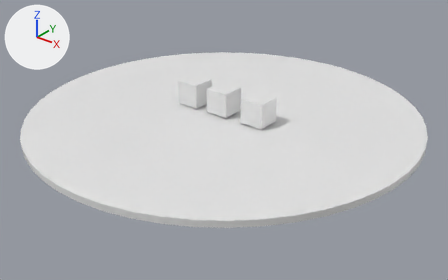
What one commit did to the Blender file Games/GiftOfTheSanctum/Content/Blender/World.blend.
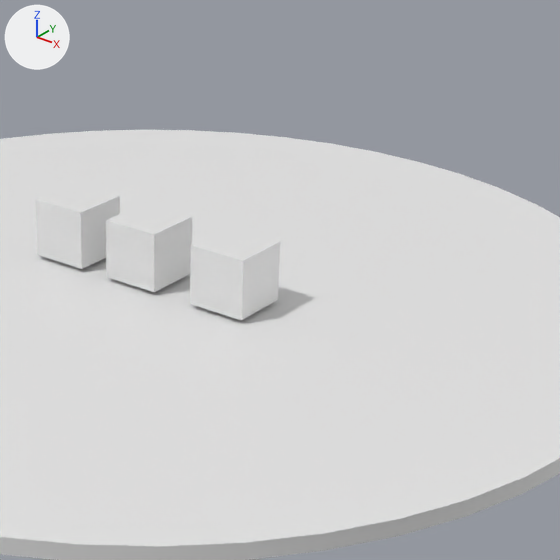
There are two pictures of each version: one whole from a camera (50 mm lens) standing at (29.25, -36.55, 20.19) and looking at (0.81, -1.0, -1.85), one close up on the part from 37% to 87% of the width and 0% to 81% of the height. Every picture has the same lights, and +X, +Y and +Z are marked at upper left.

The first close-up shows 'Cube', 'Cube.001', 'Cube.002', 'FloorRIng3', 'FloorRing1', 'FloorRing2', 'FloorRing4', 'FloorRing5'.
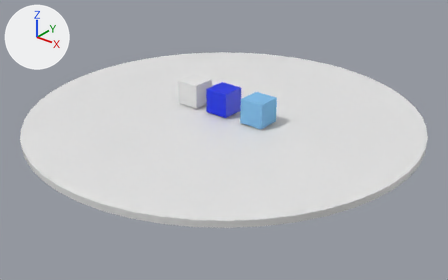
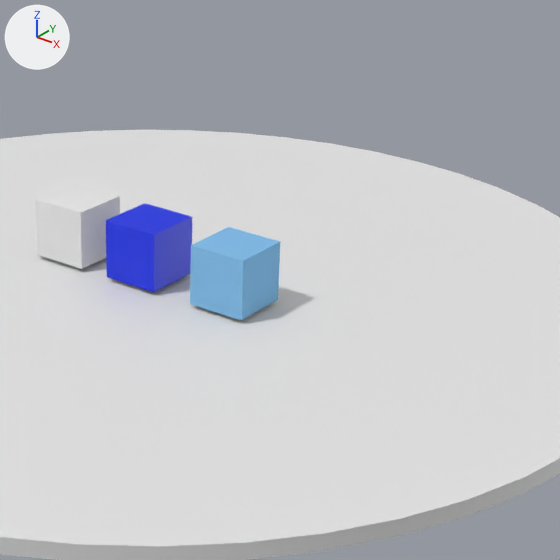
Boxes (x1, y1, x2, y2) around the edits, measured in the close-ups (560 x 560 px):
'Cube.001', recoloured (white to blue)
    both: (190, 227, 280, 320)
'Cube', recoloured (white to blue)
    both: (106, 203, 192, 292)

The edits, one by one:
Material 'Material.001' (mat_material_001) is new.
Its base color is (0.0, 0.0226, 0.8) (blue #0029e7).
Material 'Material' (mat_material) is new.
Its base color is (0.23, 0.506, 0.8) (blue #84bde7).
me_cube_002 has 8 vertices, 6 faces and spans x -1.0..1.0, y -1.0..1.0, z -1.0..1.0.
me_cube_002 now uses material mat_material (blue #84bde7).
me_cube_001 has 8 vertices, 6 faces and spans x -1.0..1.0, y -1.0..1.0, z -1.0..1.0.
me_cube_001 now uses material mat_material_001 (blue #0029e7).
